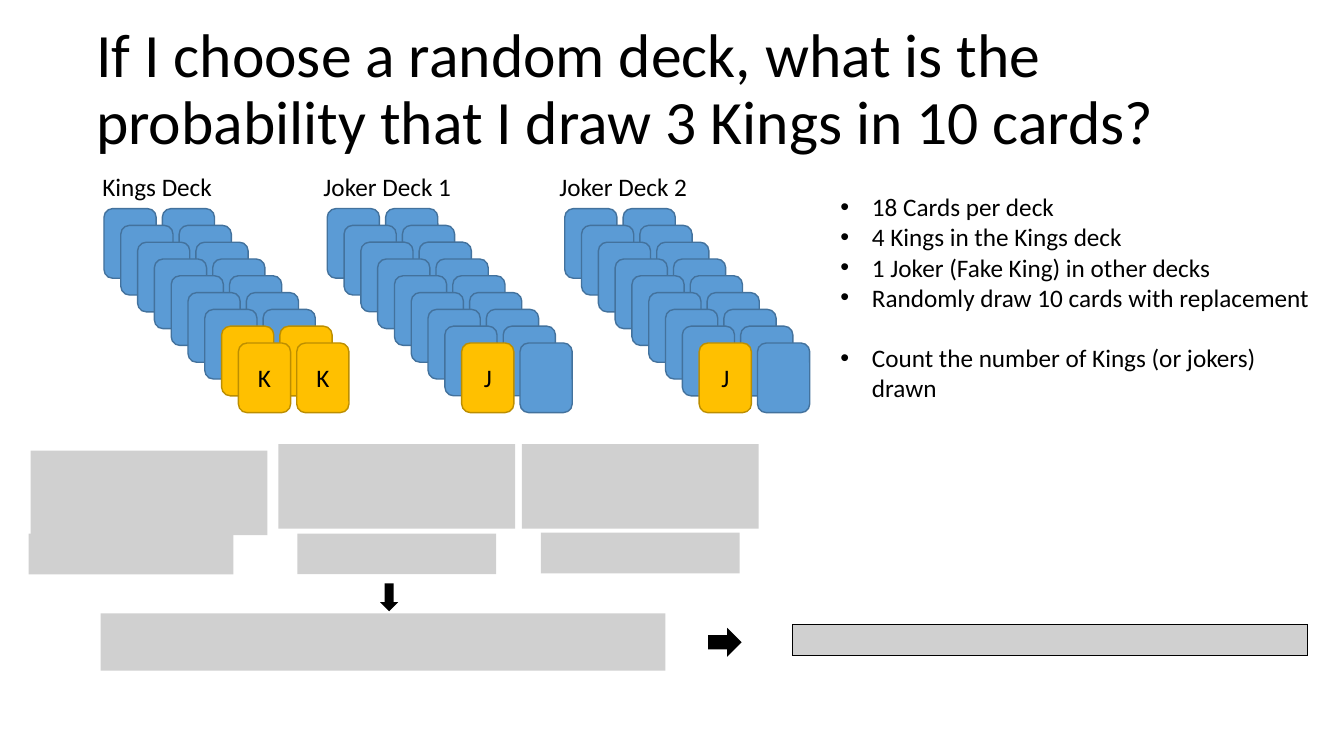
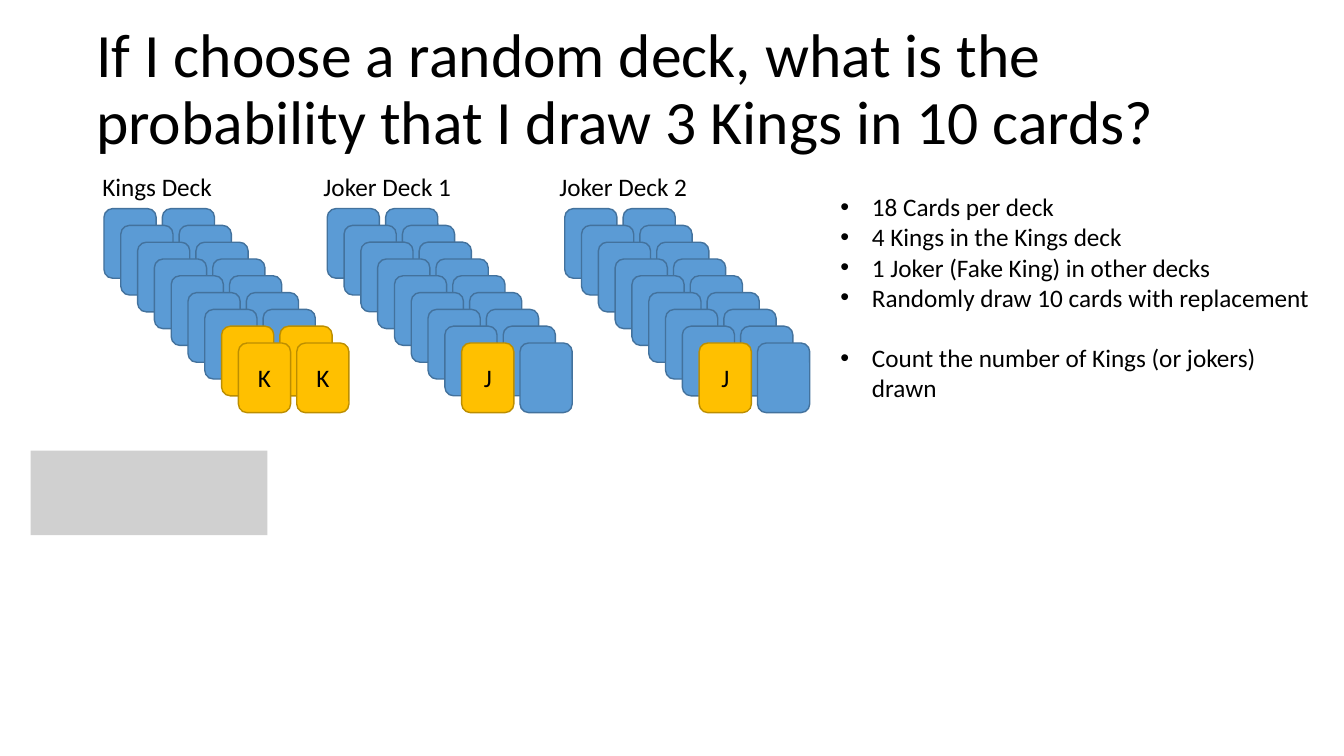
Before and after one commit to plutzer/majlab, a slide deck: slide 3 of SAINT-JC.pptx (slide 4 before the commit). Drawn at 1344x756 pixels with LibreOffice and Linux fonts; fonts in the diff are those of the drawing; grey boxes stand for pictures. Boxes give left, top, right and bottom in pixels: in the first picture for what was removed or moved away, otherwise in the second. Text is boxed around its words. In the diff, an @@ line names an element or a change of style, - is before the commit and + after.

```diff
--- a/SAINT-JC.pptx
+++ b/SAINT-JC.pptx
@@ picture removed at (278,445,515,529) @@
@@ picture removed at (522,445,759,529) @@
@@ picture removed at (28,533,233,574) @@
@@ picture removed at (297,533,496,574) @@
@@ picture removed at (541,532,740,573) @@
@@ right arrow removed at (382,584,397,610) @@
@@ picture removed at (101,614,665,671) @@
@@ picture removed at (793,625,1309,655) @@
@@ right arrow removed at (709,630,741,655) @@
```
Also in this commit, not shown: 5 other slides changed, 29 slides added.
